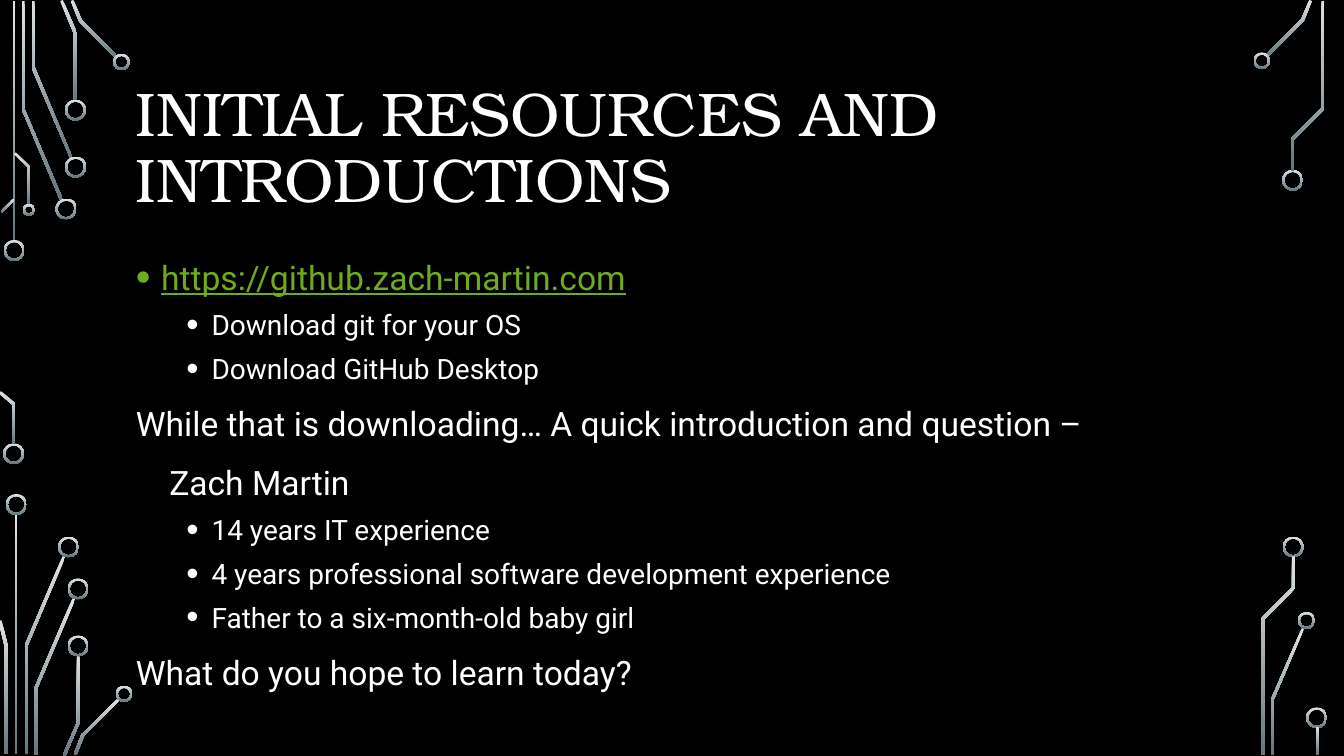
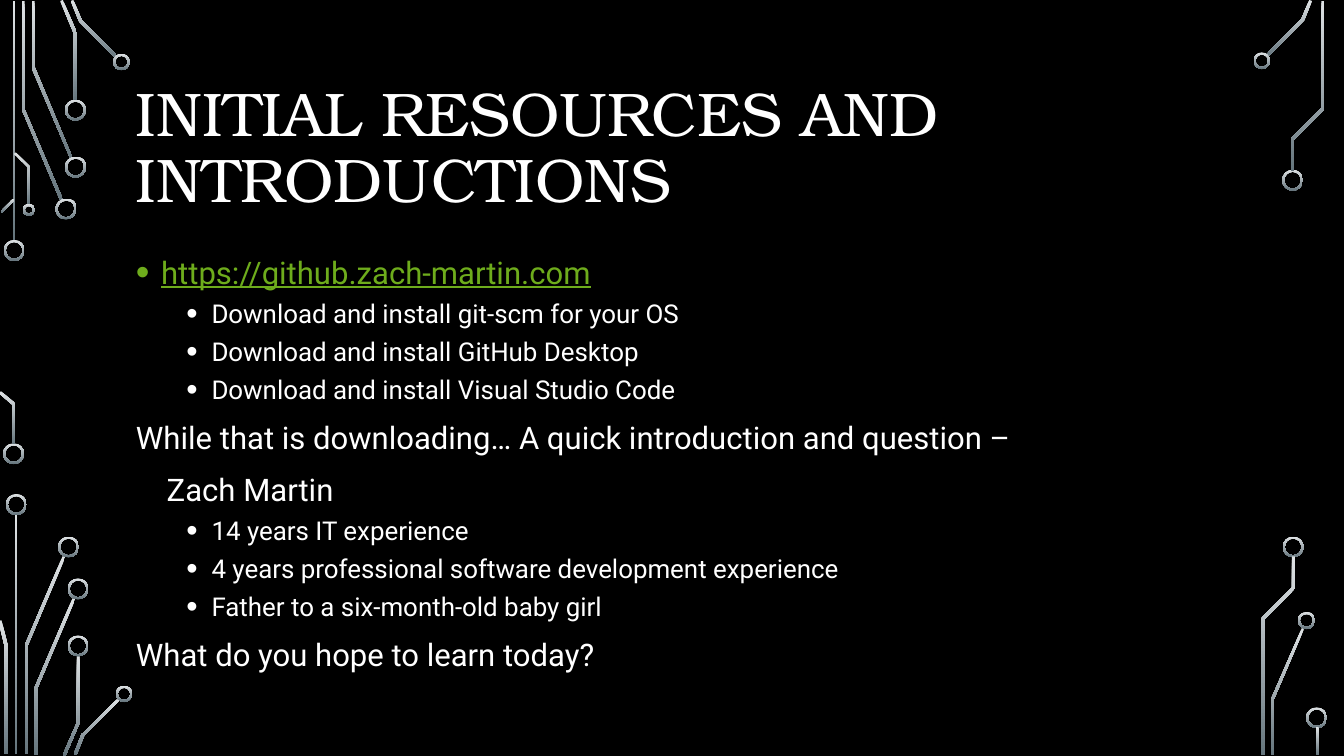
Before and after one commit to onideus/github-101-website, a slide deck: slide 2 of resources/Introduction to github.pptx. Drawn at 1344x756 pixels with LibreOffice and Linux fonts; fonts in the diff are those of the drawing; background and template pictures are left out. Boxes give left, top, right and bottom in pixels: in the first picture for what was removed or moved away, otherwise in the second. Text is boxed around its words. In the diff, an @@ line names an element or a change of style, - is before the commit and + after.

```diff
--- a/resources/Introduction to github.pptx
+++ b/resources/Introduction to github.pptx
@@ text at (136,260,982,673): size 24 to 22.2 pt in "https://github.zach-martin.com", "While that is downloading… A quick introduction ...", "Zach Martin", "What do you hope to learn today?"; size 20 to 18.5 pt in "14 years IT experience", "4 years professional software development experience", "Father to a six-month-old baby girl"; line spacing 1.1 to 1 @@
@@ text at (212,303,679,400): text changed; size 20 to 18.5 pt @@
-  • Download git for your OS
-  • Download GitHub Desktop
+  • Download and install git-scm for your OS
+  • Download and install GitHub Desktop
+  • Download and install Visual Studio Code
```
Also in this commit, not shown: 1 other file.
